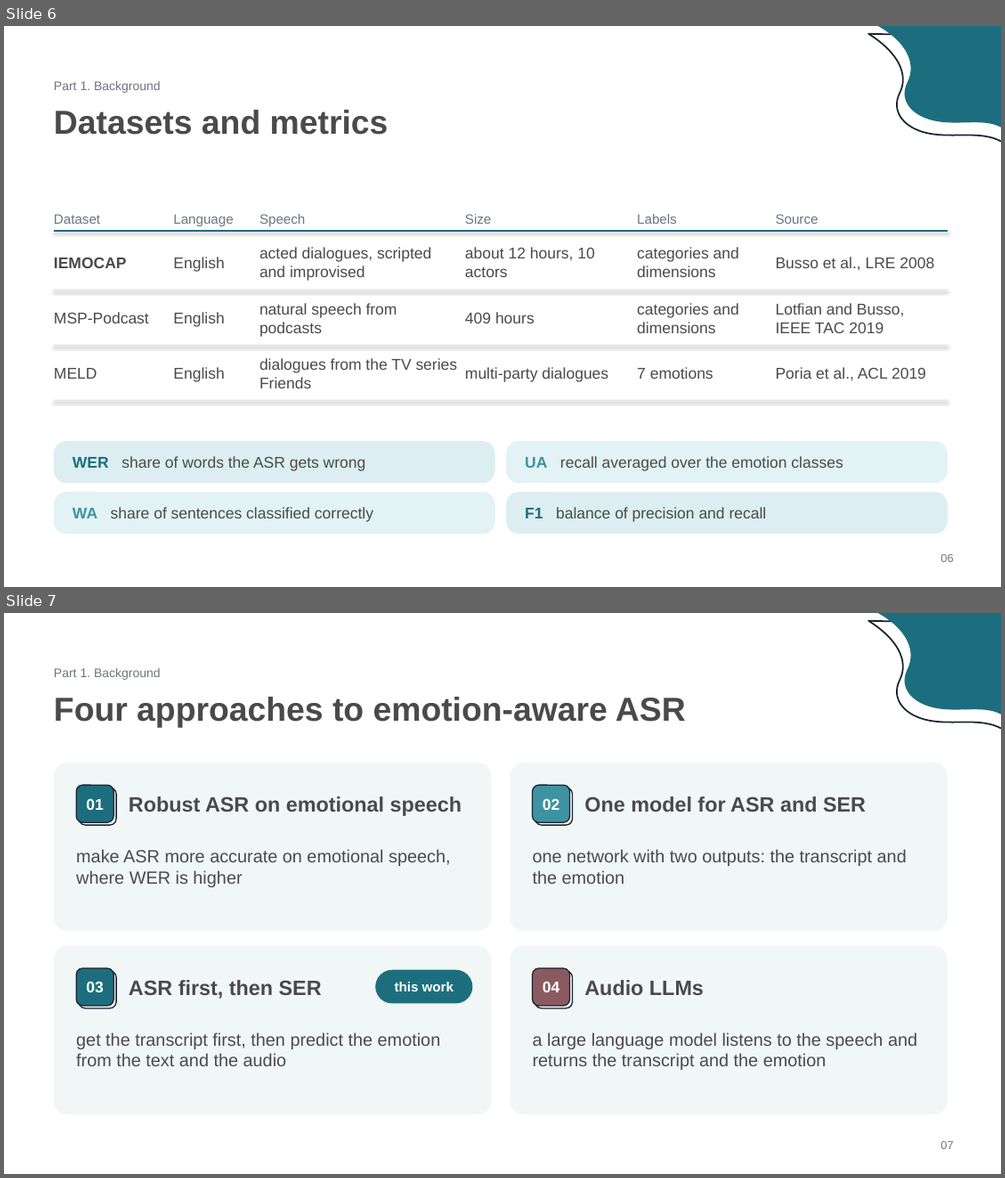
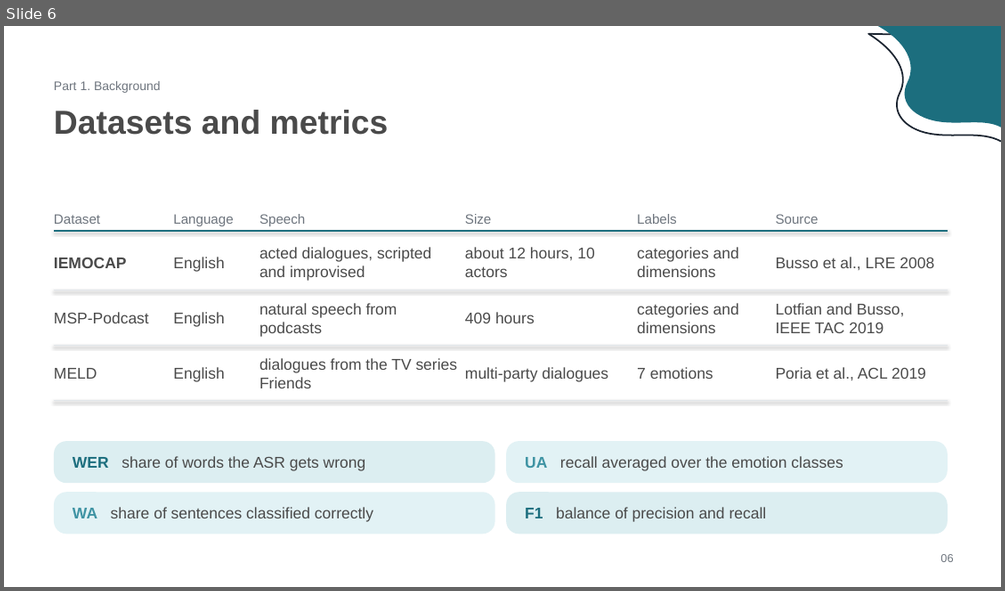
Before and after one commit to jasonhoang6201/vp-ser, a slide deck: paper-review/slides/eaasr-slides.pptx. Shown one above the other, each under a label of ours: slides 6 and 7 before the commit, slide 6 after it. The pictures are 1005x1178 and 1005x591 pixels, drawn with LibreOffice and Linux fonts; fonts in the diff are those of the drawing. Boxes give left, top, right and bottom in pixels: in the first picture for what was removed or moved away, otherwise in the second. Text is boxed around its words. In the diff, an @@ line names an element or a change of style, - is before the commit and + after.

```diff
--- a/paper-review/slides/eaasr-slides.pptx
+++ b/paper-review/slides/eaasr-slides.pptx
@@ slide 7 removed at (4,613,1001,1174), background #FFFFFF @@
@@ freeform shape removed at (868,620,1001,728) @@
@@ freeform shape removed at (878,613,1001,714) @@
@@ text removed at (54,668,161,680) @@
-Part 1. Background
@@ text removed at (54,697,686,728) @@
-Four approaches to emotion-aware ASR
@@ rounded rectangle removed at (54,763,492,931) @@
@@ rounded rectangle removed at (510,763,947,931) @@
@@ rounded rectangle removed at (77,785,114,822) @@
-01
@@ rounded rectangle removed at (79,787,116,825) @@
@@ text removed at (129,796,461,816) @@
-Robust ASR on emotional speech
@@ rounded rectangle removed at (533,785,570,822) @@
-02
@@ rounded rectangle removed at (535,787,573,825) @@
@@ text removed at (584,796,866,811) @@
-One model for ASR and SER
@@ text removed at (76,849,451,887) @@
-make ASR more accurate on emotional speech, where WER is higher
@@ text removed at (533,849,906,884) @@
-one network with two outputs: the transcript and the emotion
@@ rounded rectangle removed at (54,946,492,1114) @@
@@ rounded rectangle removed at (510,946,947,1114) @@
@@ rounded rectangle removed at (77,968,114,1005) @@
-03
@@ rounded rectangle removed at (79,971,116,1008) @@
@@ text removed at (129,980,322,998) @@
-ASR first, then SER
@@ rounded rectangle removed at (376,970,473,1004) @@
-this work
@@ rounded rectangle removed at (533,968,570,1005) @@
-04
@@ rounded rectangle removed at (535,971,573,1008) @@
@@ text removed at (584,980,704,995) @@
-Audio LLMs
@@ text removed at (76,1032,441,1066) @@
-get the transcript first, then predict the emotion from the text and the audio
@@ text removed at (533,1032,917,1070) @@
-a large language model listens to the speech and returns the transcript and the emotion
@@ text removed at (940,1141,953,1149) @@
-07
```
Also in this commit, not shown: 17 other slides changed, 1 slide added, 1 other file.
